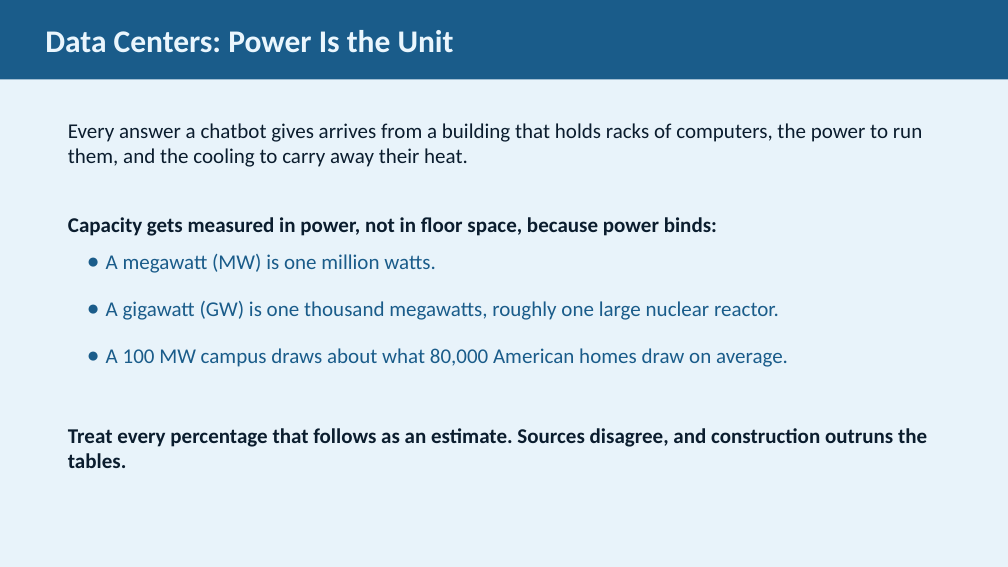
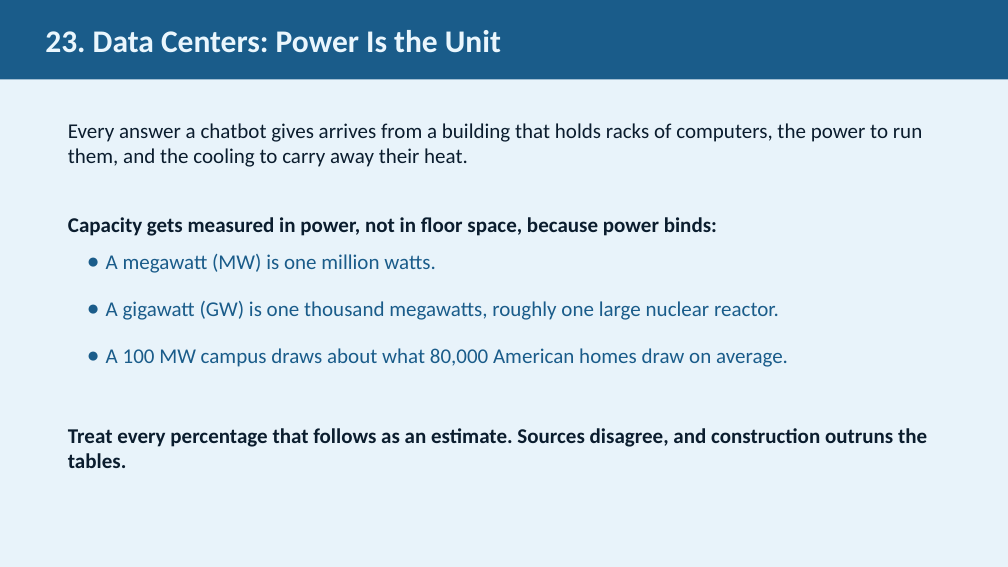
Before and after one commit to JimFawcett/NewSite, a slide deck: slide 23 of AI Presentation 2026/AI_Presentation.pptx (slide 22 before the commit). Drawn at 1008x567 pixels with LibreOffice and Linux fonts; fonts in the diff are those of the drawing. Boxes give left, top, right and bottom in pixels: in the first picture for what was removed or moved away, otherwise in the second. Text is boxed around its words. In the diff, an @@ line names an element or a change of style, - is before the commit and + after.

```diff
--- a/AI Presentation 2026/AI_Presentation.pptx
+++ b/AI Presentation 2026/AI_Presentation.pptx
@@ text in rectangle at box(45, 30, 501, 53): text changed @@
-Data Centers: Power Is the Unit
+23. Data Centers: Power Is the Unit
```
Also in this commit, not shown: 28 other slides changed, 2 slides added, 15 other files.
